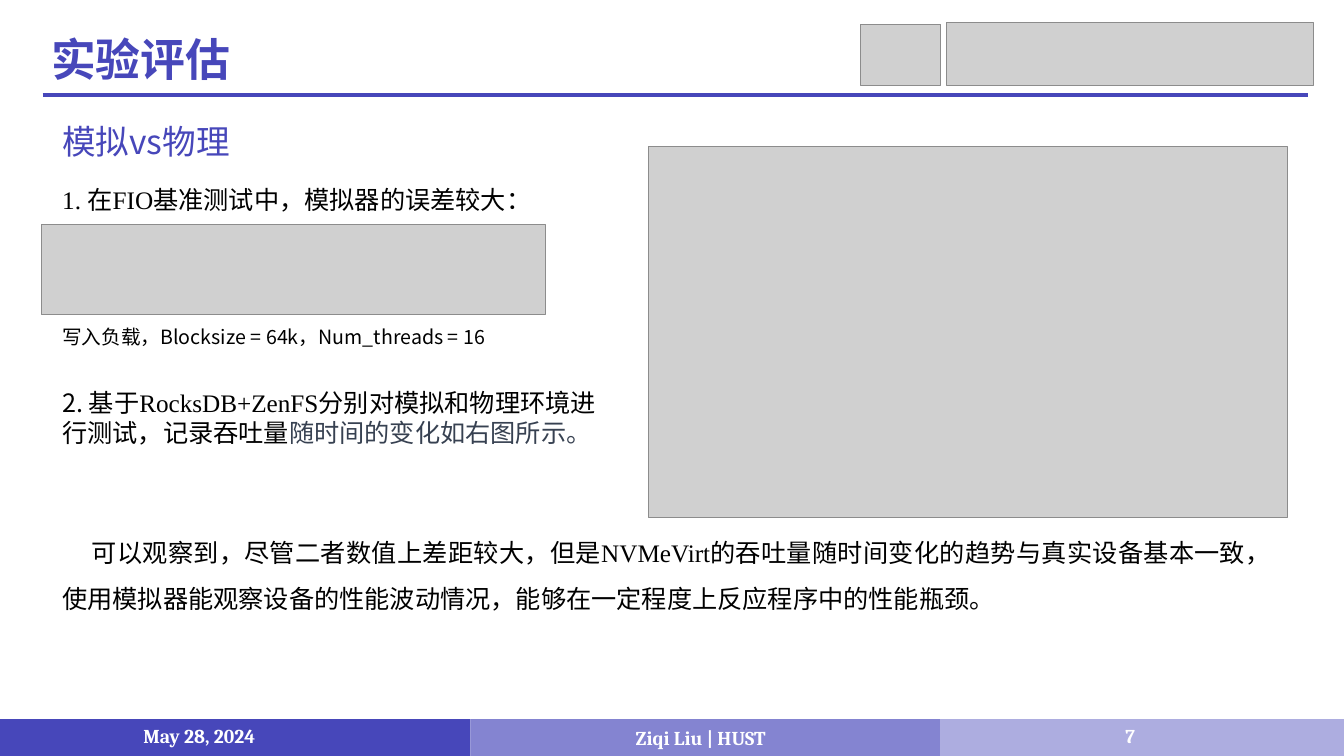
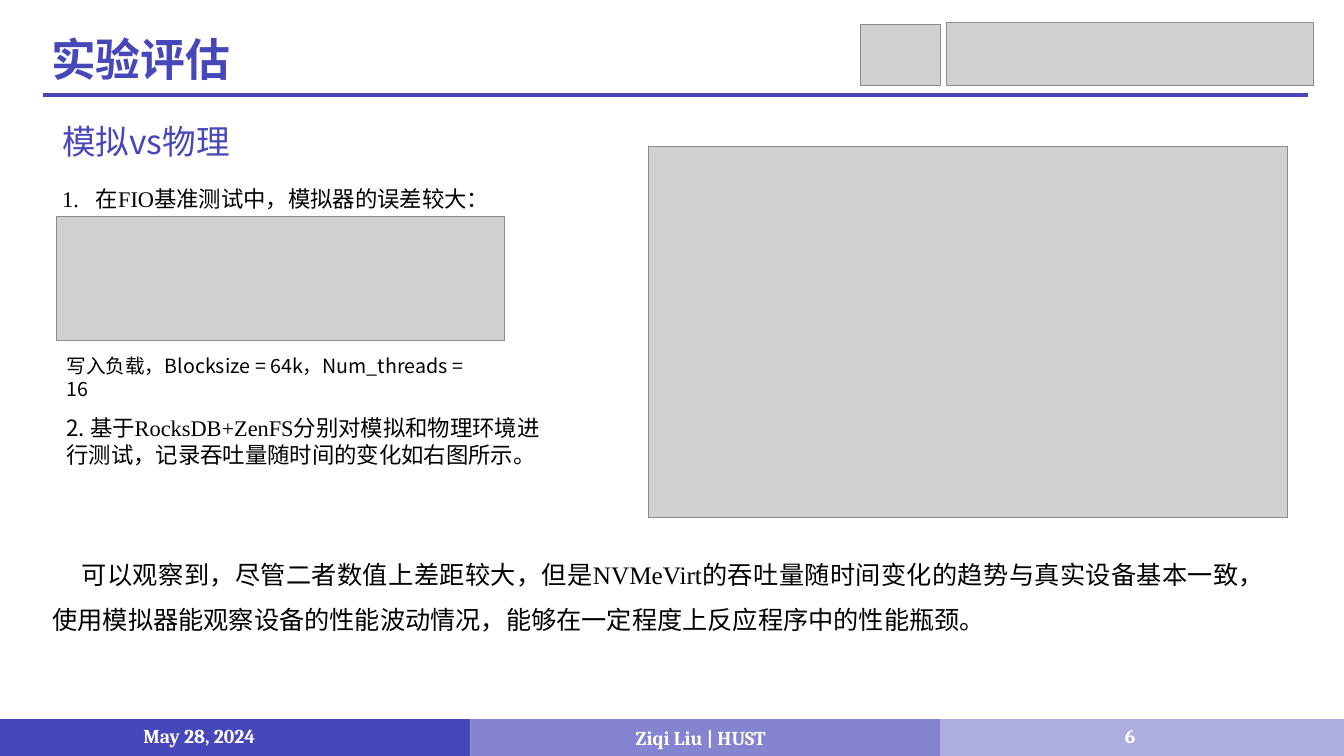
Before and after one commit to LiuziqiOvO/md, a slide deck: slide 6 of 毕设/毕设答辩.pptx (slide 7 before the commit). Drawn at 1344x756 pixels with LibreOffice and Linux fonts; fonts in the diff are those of the drawing; grey boxes stand for pictures. Boxes give left, top, right and bottom in pixels: in the first picture for what was removed or moved away, otherwise in the second. Text is boxed around its words. In the diff, an @@ line names an element or a change of style, - is before the commit and + after.

```diff
--- a/毕设/毕设答辩.pptx
+++ b/毕设/毕设答辩.pptx
@@ text "1. 在FIO基准测试中，模拟器的误差较大：" at (x1=62, y1=188, x2=489, y2=210): size 18 to 16 pt @@
@@ picture resized from (x1=41, y1=225, x2=545, y2=315) to (x1=56, y1=217, x2=504, y2=341) @@
@@ text "写入负载，Blocksize = 64k，Num_threads = 16" rewrapped from (x1=62, y1=327, x2=485, y2=347) to (x1=66, y1=356, x2=447, y2=397) @@
@@ text "2. 基于RocksDB+ZenFS分别对模拟和物理环境进行测试，记录吞吐量随时间的变化如右图所示。" moved from (x1=62, y1=390, x2=596, y2=445) to (x1=66, y1=417, x2=540, y2=466) @@
@@ text "2. 基于RocksDB+ZenFS分别对模拟和物理环境进行测试，记录吞吐量随时间的变化如右图所示。" at (x1=66, y1=417, x2=540, y2=466): size 18 to 16 pt; text colour #374151 to #000000 in "基于RocksDB+ZenFS分别对模拟和物理环境进行测试，记录吞吐量随时间的变化如右图所示。" @@
@@ text "可以观察到，尽管二者数值上差距较大，但是NVMeVirt的吞吐量随时间变化的趋势与真实设备基本一致，使用模拟器能观察设备 ..." moved from (x1=62, y1=540, x2=1271, y2=611) to (x1=52, y1=562, x2=1264, y2=632) @@
@@ page number at (x1=1125, y1=730, x2=1136, y2=743): text changed @@
-7
+6
```
Also in this commit, not shown: 8 other slides changed, 2 other files.
